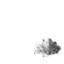
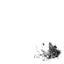
Layer changes from the first 64 x 64 image to the second:
painted on "ash.png" over [left=34, top=37, right=62, bottom=62]
